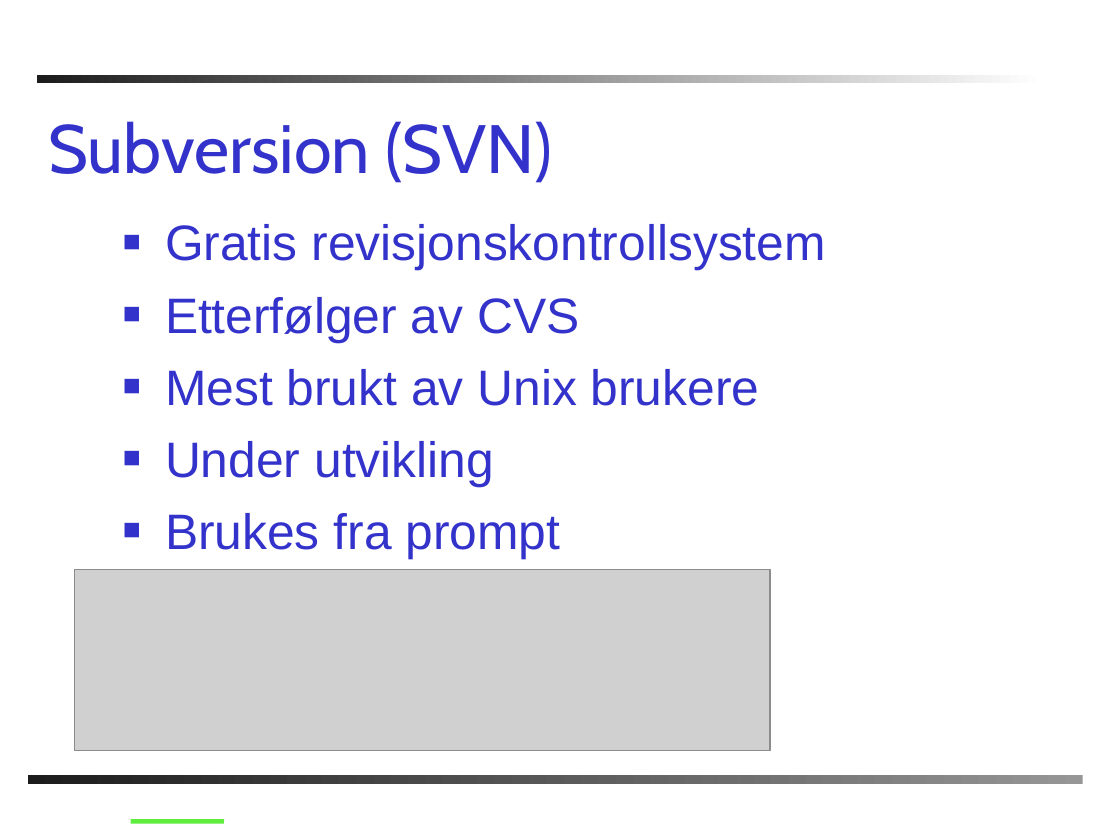
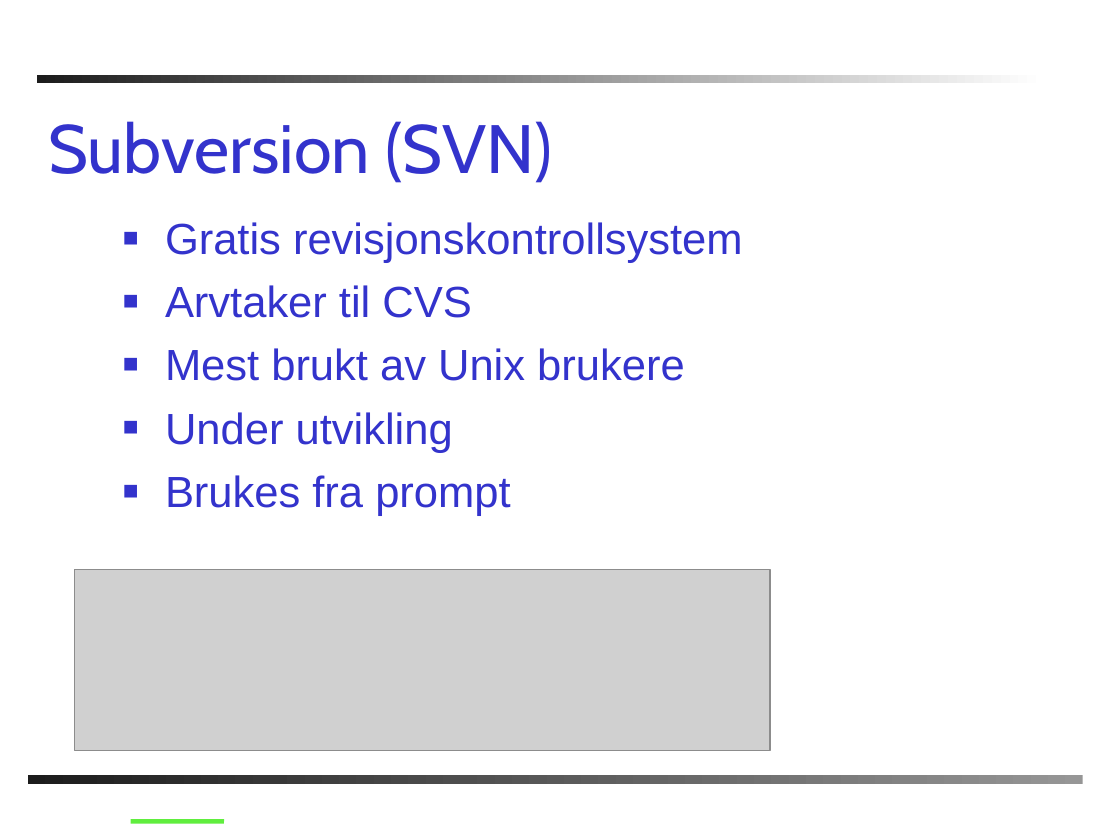
Before and after one commit to chucker/AnkhSVN, a slide deck: slide 5 of doc/powerpoint/Subversion_addin_for_VS.NET.ppt. Drawn at 1120x840 pixels with LibreOffice and Linux fonts; fonts in the diff are those of the drawing; grey boxes stand for pictures; background and template pictures are left out. Boxes give left, top, right and bottom in pixels: in the first picture for what was removed or moved away, otherwise in the second. Text is boxed around its words. In the diff, an @@ line names an element or a change of style, - is before the commit and + after.

```diff
--- a/doc/powerpoint/Subversion_addin_for_VS.NET.ppt
+++ b/doc/powerpoint/Subversion_addin_for_VS.NET.ppt
@@ text at [165,222,743,516]: size 32 to 28 pt in "Gratis revisjonskontrollsystem", "Mest brukt av Unix brukere", "Under utvikling", "Brukes fra prompt"; less space between paragraphs @@
@@ text at [165,285,471,318]: text changed; size 32 to 28 pt @@
-■ Etterfølger av CVS
+■ Arvtaker til CVS
```
Also in this commit, not shown: 15 other slides changed, 2 slides added, 2 slides removed.
